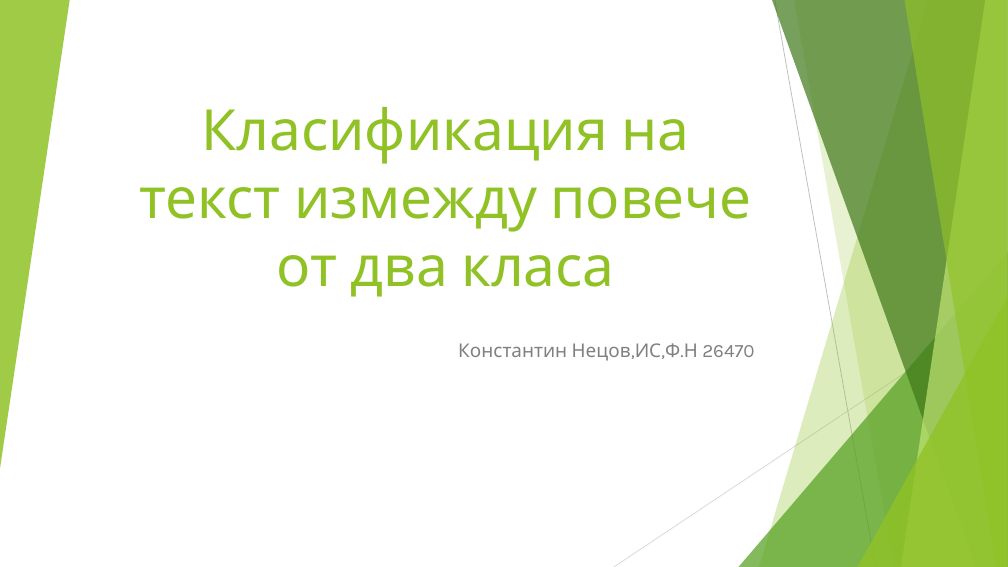
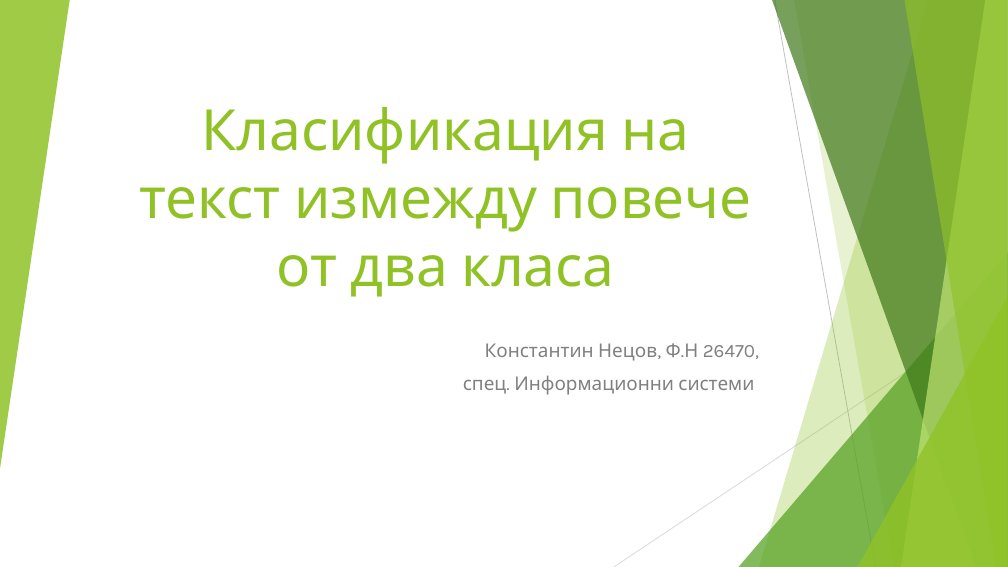
Before and after one commit to knetsov91/Data_Mining_Course_FMI, a slide deck: slide 1 of documents/Multiclass_Text_classification.pptx. Drawn at 1008x567 pixels with LibreOffice and Linux fonts; fonts in the diff are those of the drawing. Boxes give left, top, right and bottom in pixels: in the first picture for what was removed or moved away, otherwise in the second. Text is boxed around its words. In the diff, an @@ line names an element or a change of style, - is before the commit and + after.

Commit message:
correct presentation

```diff
--- a/documents/Multiclass_Text_classification.pptx
+++ b/documents/Multiclass_Text_classification.pptx
@@ subtitle at (463,343,759,395): text changed @@
-Константин Нецов,ИС,Ф.Н 26470
+Константин Нецов, Ф.Н 26470,
+спец. Информационни системи
```
